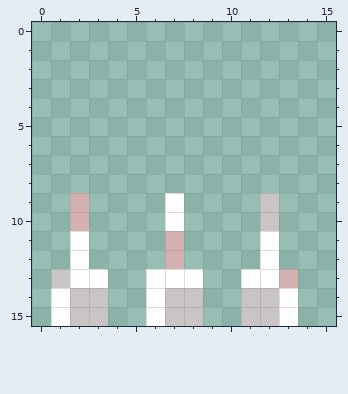
Two versions of one pixel-art sprite, sprites/spr_spike/678c6c30-9f79-4d1c-94a1-a8c3e780112f.png. The first picture shows the starting point.
The file is 16x16 pixels.
After:
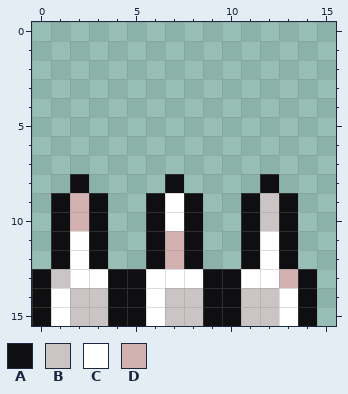
Palette (. is transparent): A #0f0f11  B #cac4c4  C #ffffff  D #d3b1b1
The edit:
@@ x 0..15 @@
  7 ................
- 8 ................
- 9 ..D....C....B...
-10 ..D....C....B...
-11 ..C....D....C...
-12 ..C....D....C...
-13 .BCC..CCC..CCD..
-14 .CBB..CBB..BBC..
-15 .CBB..CBB..BBC..
+ 8 ..A....A....A...
+ 9 .ADA..ACA..ABA..
+10 .ADA..ACA..ABA..
+11 .ACA..ADA..ACA..
+12 .ACA..ADA..ACA..
+13 ABCCAACCCAACCDA.
+14 ACBBAACBBAABBCA.
+15 ACBBAACBBAABBCA.
Changed places in both pictures, as pixel boxes (x1, y1, x2, y2):
added: (32, 174, 317, 326)
